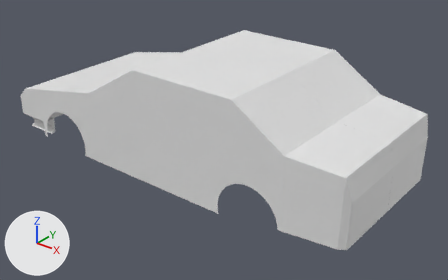
What one commit did to the Blender file Toyota-AE86/ToyotaHighPoly.blend.
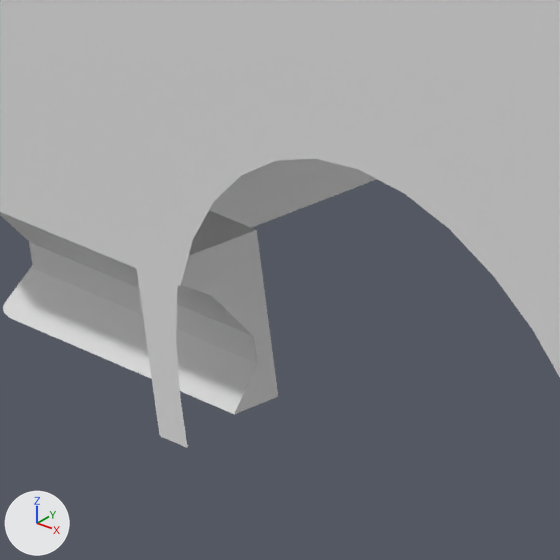
Old and new are each drawn whole from a 50 mm camera at (3.41, -3.13, 2.73) aimed at (0.91, 0.0, 0.78) and again close up on the part from 7% to 18% of the width and 35% to 52% of the height. The lights are fixed; the arrows at lower left show +X, +Y and +Z.

Names of what the first close-up shows: 'Bumper', 'Car'.
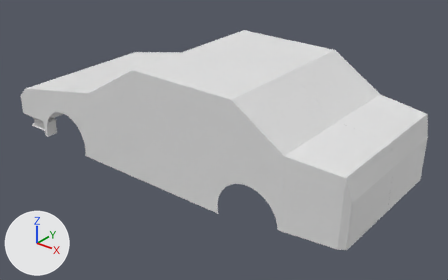
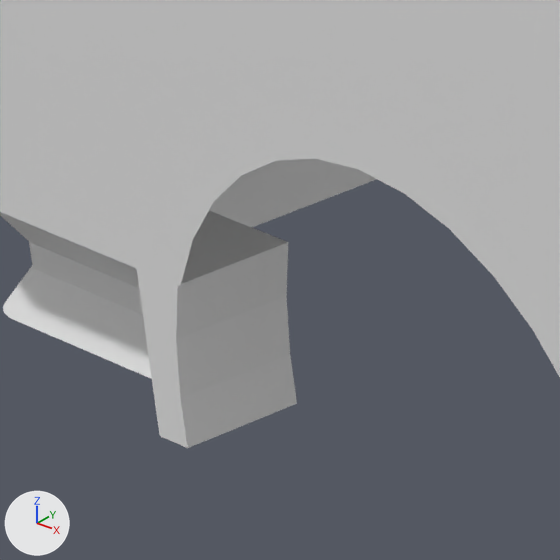
Where the change shows, as pixel boxes (x1, y1, x2, y2) in the close-ups (560 x 560 px):
part 1 of me_cube_001, built on: before (136, 268, 188, 448); after (136, 226, 297, 448)

Patch to the scene script:
```diff
--- a/Toyota-AE86/ToyotaHighPoly.blend.py
+++ b/Toyota-AE86/ToyotaHighPoly.blend.py
@@ me_cube_001 @@
 # used by ob_car; location = (0.7534, 0.0, 0.4586); scale = (1.5, 0.625, 0.406)
-me_cube_001.from_pydata(...)  # 169 vertices, 105 faces; spans x -0.99..0.95, y -0.93..0.0, z 0.39..2.35
+me_cube_001.from_pydata(...)  # 181 vertices, 118 faces; spans x -0.99..0.95, y -0.93..0.0, z 0.39..2.35
+# me_cube_001 part 1
+# 1 face is deleted
+# 6 vertices are added at (-0.75, -0.93, 0.65), (-0.74, -0.93, 0.75), (-0.75, -0.93, 0.54), (-0.77, -0.93, 0.75), (-0.77, -0.93, 0.45), (-0.75, -0.93, 0.45)
+# 6 new vertices lie (0.0, 0.14, 0.0) away from vertices in x -0.77..-0.74, y -0.93, z 0.45..0.75
+# 14 new faces join them
```
